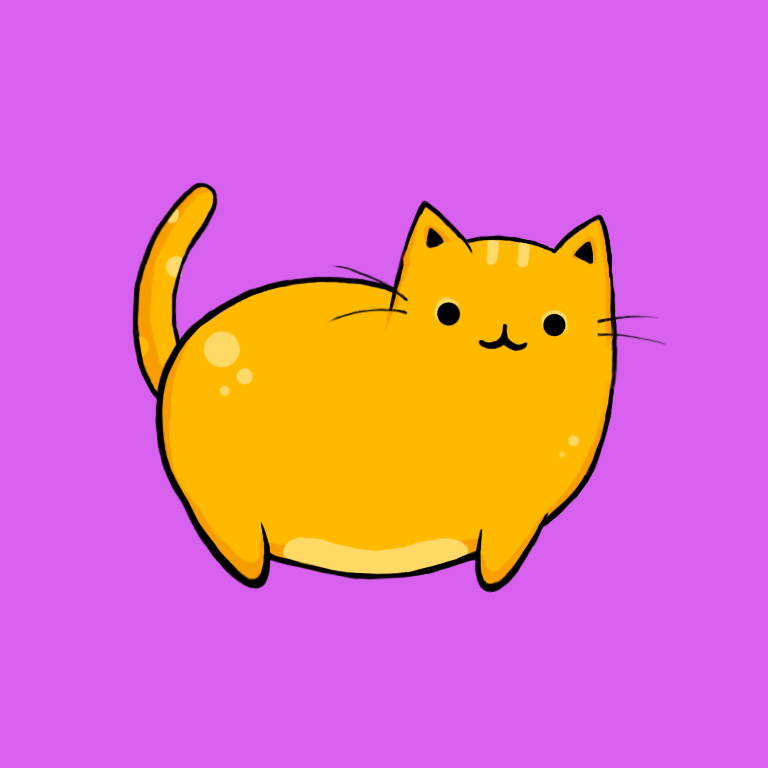
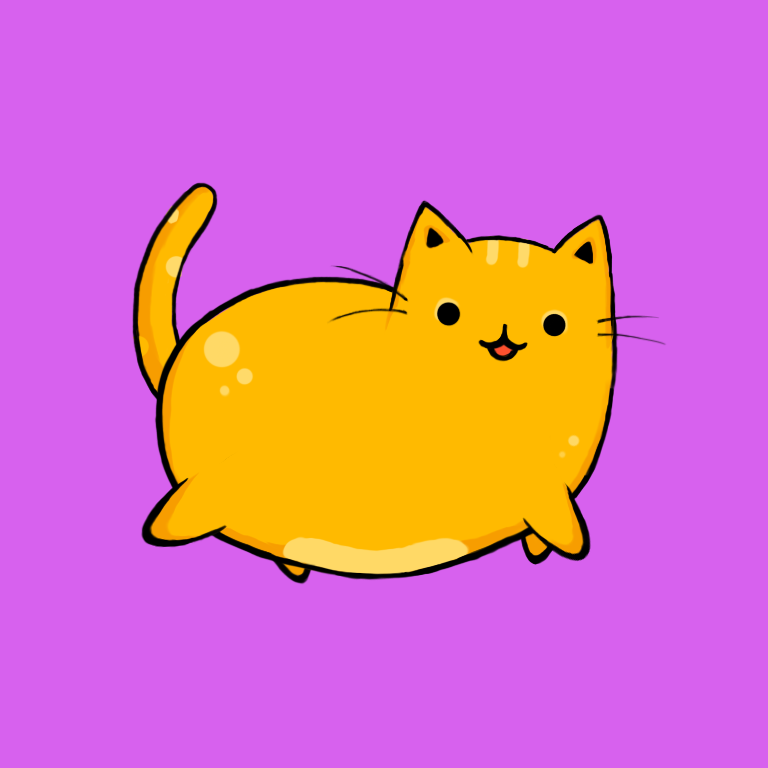
Before/after of a 768x768 layered artwork. What changed in the layer stack:
added group "mouth-o" with 2 layers in group "draw" over [486, 344, 519, 362]
added layer "line" (1st of 3, in "draw" › "mouth-o") in group "mouth-o" over [486, 344, 519, 362]
added layer "color" (1st of 3, in "draw" › "mouth-o") in group "mouth-o" over [493, 344, 514, 357]
hid group "mouth" (1 layers) over [486, 344, 519, 352]
added group "front-right-paw-run" with 3 layers in group "draw" over [522, 464, 592, 562]
added layer "line" (2nd of 3, in "draw" › "front-right-paw-run") in group "front-right-paw-run" over [522, 464, 592, 562]
added layer "shade" (1st of 2, in "draw" › "front-right-paw-run") in group "front-right-paw-run" over [546, 467, 585, 558]
added layer "color" (2nd of 3, in "draw" › "front-right-paw-run") in group "front-right-paw-run" over [524, 482, 587, 557]
hid group "front_right_paw" (1st of 2, in "draw") (3 layers) over [474, 495, 571, 593]
added group "rear-right-paw-run" with 3 layers in group "draw" over [141, 453, 238, 548]
added layer "line" (3rd of 3, in "draw" › "rear-right-paw-run") in group "rear-right-paw-run" over [141, 453, 238, 548]
added layer "shade" (2nd of 2, in "draw" › "rear-right-paw-run") in group "rear-right-paw-run" over [145, 472, 205, 547]
added layer "color" (3rd of 3, in "draw" › "rear-right-paw-run") in group "rear-right-paw-run" over [146, 472, 234, 545]
hid group "rear_right_paw" (1st of 2, in "draw") (3 layers) over [174, 477, 271, 590]
showed group "front_left_paw" (1st of 2, in "draw") (3 layers) over [517, 489, 572, 565]
showed group "rear_left_paw" (1st of 2, in "draw") (3 layers) over [254, 520, 312, 586]
